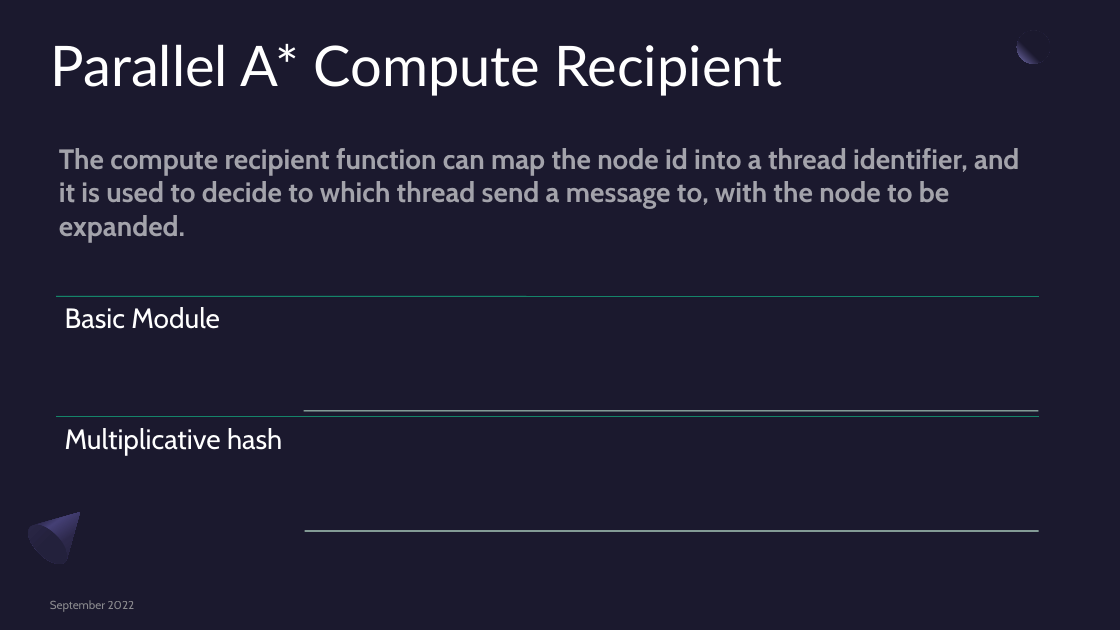
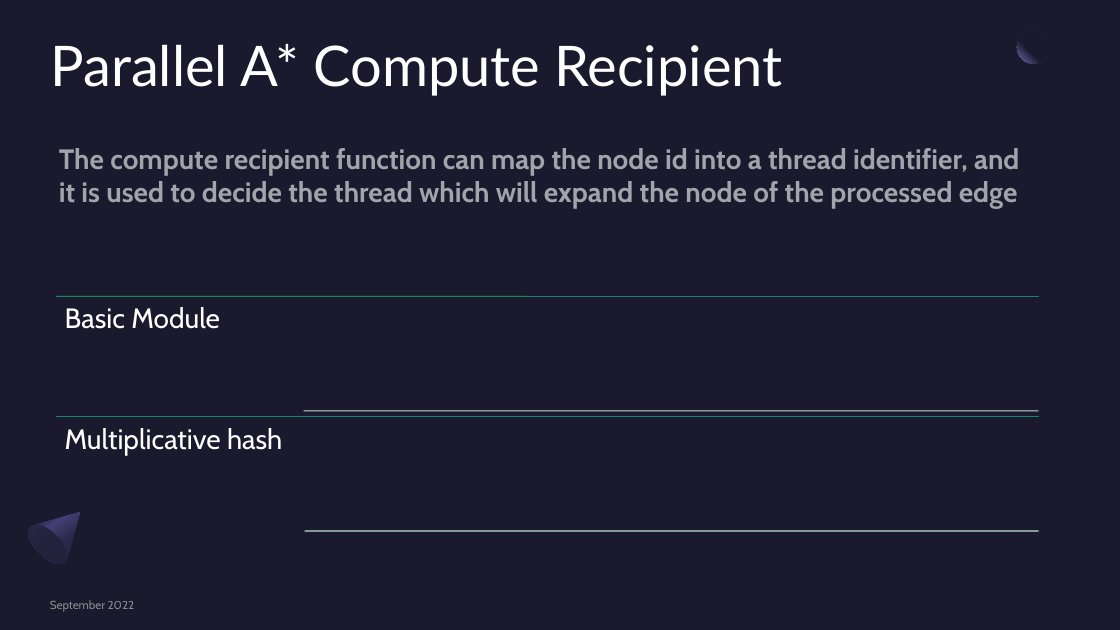
Before and after one commit to Salvo-kun/a-star, a slide deck: slide 20 of presentation/astar_slides.pptx. Drawn at 1120x630 pixels with LibreOffice and Linux fonts; fonts in the diff are those of the drawing. Boxes give left, top, right and bottom in pixels: in the first picture for what was removed or moved away, otherwise in the second. Text is boxed around its words. In the diff, an @@ line names an element or a change of style, - is before the commit and + after.

```diff
--- a/presentation/astar_slides.pptx
+++ b/presentation/astar_slides.pptx
@@ text at (x1=59, y1=148, x2=1019, y2=209): text changed @@
-The compute recipient function can map the node id into a thread identifier, and it is used to decide to which thread send a message to, with the node to be expanded.
+The compute recipient function can map the node id into a thread identifier, and it is used to decide the thread which will expand the node of the processed edge
```
Also in this commit, not shown: 3 other slides changed.
